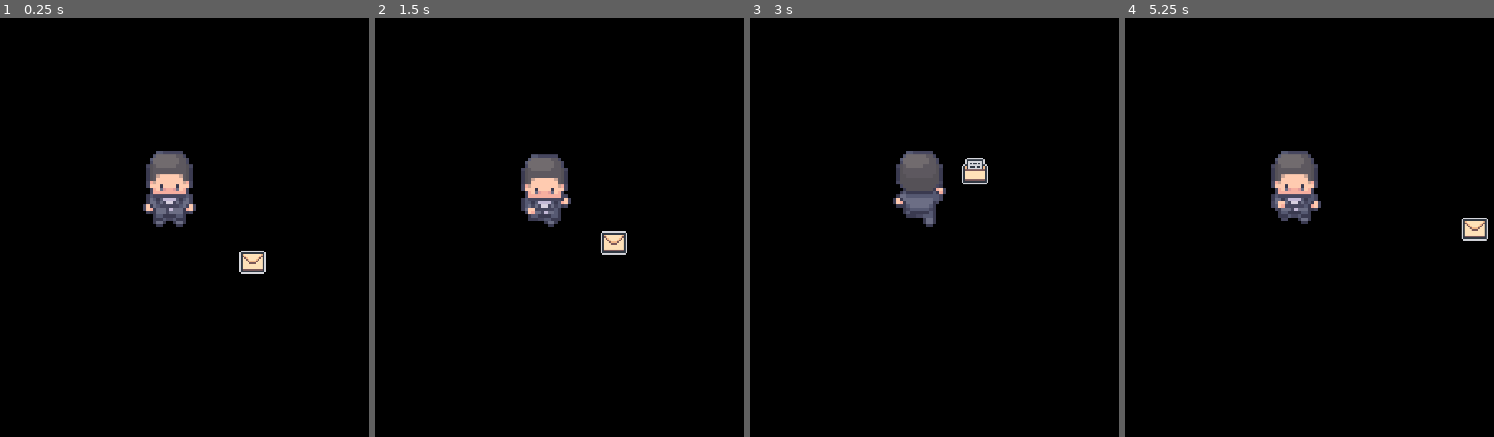
Above: before the commit, frames 1-4 (left to right).
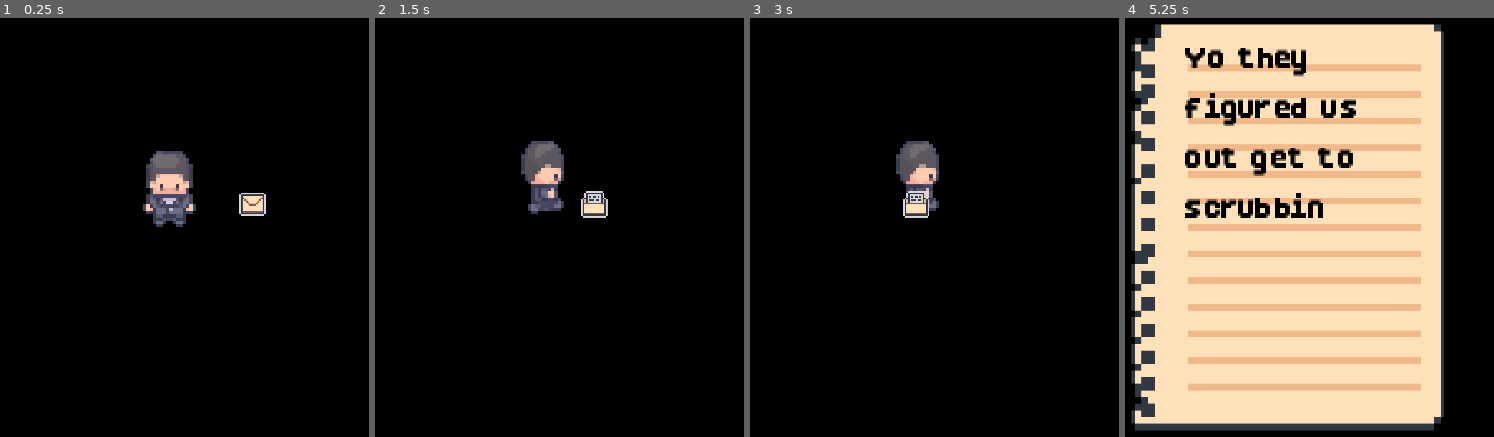
Above: after the commit, the same moments.

Repository: CISC204-S26/hw4-mrcheng-nabilmou
Game: Godot game, scene res://SCENES/Main.tscn
Two runs of this game, one before a commit and one after it. Both use one fixed random seed, a clock stepped at 60 frames per second and the inputs below.
Inputs:
- Up to frame 1 (0.25 s): no input
- Up to frame 2 (1.5 s): hold D (Right) 0.53-1.28 s; tap E (Interact) at 0.6, 1.35 s; tap Enter at 1.25 s; hold S (Down) from 1.28 s (still down)
- Up to frame 3 (3 s): release S (Down) at 2.03 s; hold D (Right) 2.03-2.78 s; tap E (Interact) at 2.1, 2.85 s; tap Space at 2.75 s; hold W (Up) from 2.78 s (still down)
- Up to frame 4 (5.25 s): release W (Up) at 3.53 s; hold A (Left) 3.53-5.03 s; tap E (Interact) at 3.6, 4.35, 5.1 s; tap Enter at 4.25 s; hold S (Down) from 5.03 s (still down)

The runs differ from the first frame. In frame 1, 0.8% of the frame differs, in the area x 64-73%, y 41-62%; in frame 2, 2.5%; in frame 3, 2.0%; in frame 4, 79%, in the area x 1-99%, y 1-99%.

Commit message:
started a player_test.gd to try grid movement
collisions are off still, and player can glitch off map and cant re enter

Diff:
--- a/cisc-204-pair-project/SCENES/INTERACTABLES/Note.tscn
+++ b/cisc-204-pair-project/SCENES/INTERACTABLES/Note.tscn
@@ -5,7 +5,7 @@
 [ext_resource type="FontFile" uid="uid://dh5n7jcgq8slb" path="res://ASSETS/UI/font/BoldPixels.otf" id="3_87umw"]
 
 [sub_resource type="CircleShape2D" id="CircleShape2D_8dbsn"]
-radius = 22.022715
+radius = 35.0
 
 [sub_resource type="AtlasTexture" id="AtlasTexture_87umw"]
 atlas = ExtResource("2_8dbsn")
--- a/cisc-204-pair-project/SCENES/TESTS/TestScene2.tscn
+++ b/cisc-204-pair-project/SCENES/TESTS/TestScene2.tscn
@@ -12,4 +12,4 @@
 position = Vector2(16, 160)
 
 [node name="Note" parent="." unique_id=1528998479 instance=ExtResource("3_ve7oe")]
-position = Vector2(-54, -278)
+position = Vector2(-66, -114)
--- a/cisc-204-pair-project/SCENES/player.tscn
+++ b/cisc-204-pair-project/SCENES/player.tscn
@@ -1,7 +1,7 @@
 [gd_scene format=3 uid="uid://bn67onos3vkvd"]
 
 [ext_resource type="Texture2D" uid="uid://utogh7nbqc5c" path="res://ASSETS/PLAYER/Bob_32x32.png" id="1_85nbx"]
-[ext_resource type="Script" uid="uid://bejwuf2tmfplp" path="res://SCRIPTS/player.gd" id="1_ai16o"]
+[ext_resource type="Script" uid="uid://clojjpg0s7miv" path="res://SCRIPTS/player_test.gd" id="1_667t4"]
 
 [sub_resource type="AtlasTexture" id="AtlasTexture_dxdai"]
 atlas = ExtResource("1_85nbx")
@@ -240,7 +240,7 @@
 "texture": SubResource("AtlasTexture_pod2e")
 }],
 "loop": true,
-"name": &"Idle_Foward",
+"name": &"Idle_Forward",
 "speed": 10.0
 }, {
 "frames": [{
@@ -332,7 +332,7 @@
 "texture": SubResource("AtlasTexture_dktmf")
 }],
 "loop": true,
-"name": &"Walk_Foward",
+"name": &"Walk_Forward",
 "speed": 10.0
 }, {
 "frames": [{
@@ -389,15 +389,15 @@
 radius = 44.04543
 
 [node name="Player" type="CharacterBody2D" unique_id=220904025]
-script = ExtResource("1_ai16o")
+script = ExtResource("1_667t4")
 
 [node name="Camera2D" type="Camera2D" parent="." unique_id=1228000612]
 
 [node name="AnimatedSprite2D" type="AnimatedSprite2D" parent="." unique_id=1847273026]
 position = Vector2(0, -32)
 sprite_frames = SubResource("SpriteFrames_dxdai")
-animation = &"Idle_Foward"
-autoplay = "Idle_Foward"
+animation = &"Walk_Forward"
+autoplay = "Idle_Forward"
 
 [node name="CollisionShape2D" type="CollisionShape2D" parent="." unique_id=777894705]
 position = Vector2(0, -22)
--- a/cisc-204-pair-project/SCRIPTS/player.gd
+++ b/cisc-204-pair-project/SCRIPTS/player.gd
@@ -9,6 +9,7 @@
 var last_direction := Vector2.DOWN
 var reading_note: bool = false
 var can_move: bool = true
+
 
 func _physics_process(delta: float) -> void:
 	if not can_move:
@@ -28,7 +29,7 @@
 	# Movement
 	velocity = input_direction.normalized() * SPEED
 	move_and_slide()
-	# NEW: update animations
+	# Update animations
 	update_animation(input_direction)
 
 
--- /dev/null
+++ b/cisc-204-pair-project/SCRIPTS/player_test.gd
@@ -0,0 +1,122 @@
+extends CharacterBody2D
+
+
+@onready var interaction_area = $InteractionArea2D
+@onready var sprite: AnimatedSprite2D = $AnimatedSprite2D
+
+
+var tile_size := 32
+var SPEED := 100
+
+var last_direction := Vector2.DOWN
+var reading_note: bool = false
+var can_move: bool = true
+
+# For grid movement
+var moving := false
+var target_position = Vector2.ZERO
+
+
+func _ready():
+	# Align feet to tile grid (4px above bottom)
+	position.y = int(position.y / tile_size) * tile_size + tile_size * 2 - 4
+	target_position = position
+
+
+func _physics_process(delta: float) -> void:
+	if not can_move:
+		velocity = Vector2.ZERO
+		move_and_slide()
+		return
+
+	# If moving, slide toward target position
+	if moving:
+		var move_vector = (target_position - position)
+		if move_vector.length() < SPEED * delta:
+			position = target_position
+			moving = false
+		else:
+			position += move_vector.normalized() * SPEED * delta
+		update_animation(last_direction)
+		return
+
+	# Only takes input when not moving
+	var input_direction = Vector2.ZERO
+
+	if Input.is_action_just_pressed("Right"):
+		last_direction = Vector2(1,0)
+	elif Input.is_action_just_pressed("Left"):
+		last_direction = Vector2(-1,0)
+	elif Input.is_action_just_pressed("Down"):
+		last_direction = Vector2(0,1)
+	elif Input.is_action_just_pressed("Up"):
+		last_direction = Vector2(0,-1)
+
+	# If holding a move key, keep moving
+	if Input.is_action_pressed("Right") and last_direction == Vector2(1,0):
+		input_direction = Vector2(1,0)
+	elif Input.is_action_pressed("Left") and last_direction == Vector2(-1,0):
+		input_direction = Vector2(-1,0)
+	elif Input.is_action_pressed("Down") and last_direction == Vector2(0,1):
+		input_direction = Vector2(0,1)
+	elif Input.is_action_pressed("Up") and last_direction == Vector2(0,-1):
+		input_direction = Vector2(0,-1)
+
+	if input_direction != Vector2.ZERO:
+		var next_position = position + input_direction * tile_size
+		# Collision check (TileMap or obstacles)
+		target_position = next_position
+		last_direction = input_direction
+		moving = true
+		update_animation(input_direction)
+
+	# Save last direction for idle animations
+	if input_direction != Vector2.ZERO:
+		last_direction = input_direction
+
+	# Movement
+	velocity = input_direction.normalized() * SPEED
+	move_and_slide()
+	# Update animations
+	update_animation(input_direction)
+
+
+func _process(delta):
+	if Input.is_action_just_pressed("Interact"):
+		if not reading_note:
+			var areas = interaction_area.get_overlapping_areas()
+			for area in areas:
+				if area is Interactable:
+					area.interact()
+					if area.interaction_type == "note":
+							reading_note = true
+							can_move = false
+		else:
+			for area in interaction_area.get_overlapping_areas():
+				if area is Interactable and area.interaction_type == "note":
+					area.toggle_note()
+			reading_note = false
+			can_move = true
+
+
+func update_animation(input_vector: Vector2) -> void:
+	if input_vector == Vector2.ZERO:
+	# IDLE animations
+		if last_direction.x < 0:
+			sprite.play("Idle_Left")
+		elif last_direction.x > 0:
+			sprite.play("Idle_Right")
+		elif last_direction.y < 0:
+			sprite.play("Idle_Backward")
+		else:
+			sprite.play("Idle_Forward")
+	else:
+	# WALK animations
+		if input_vector.x < 0:
+			sprite.play("Walk_Left")
+		elif input_vector.x > 0:
+			sprite.play("Walk_Right")
+		elif input_vector.y < 0:
+			sprite.play("Walk_Backward")
+		else:
+			sprite.play("Walk_Forward")
Not shown, added: cisc-204-pair-project/SCRIPTS/player_test.gd.uid
